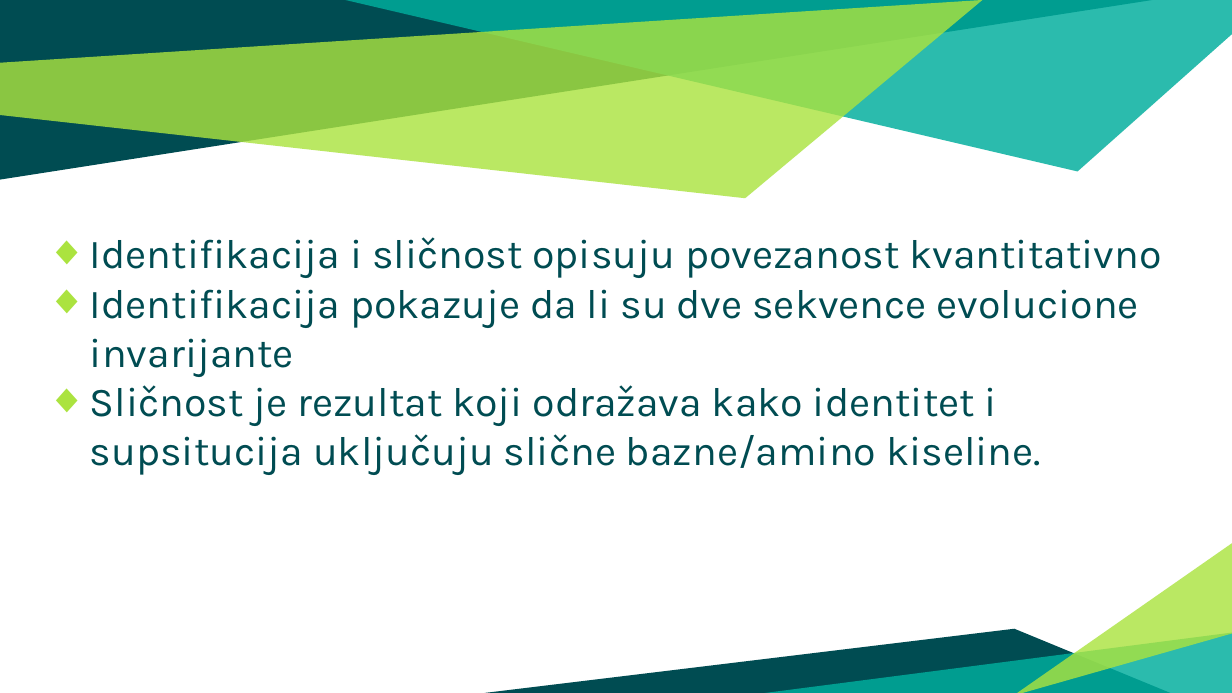
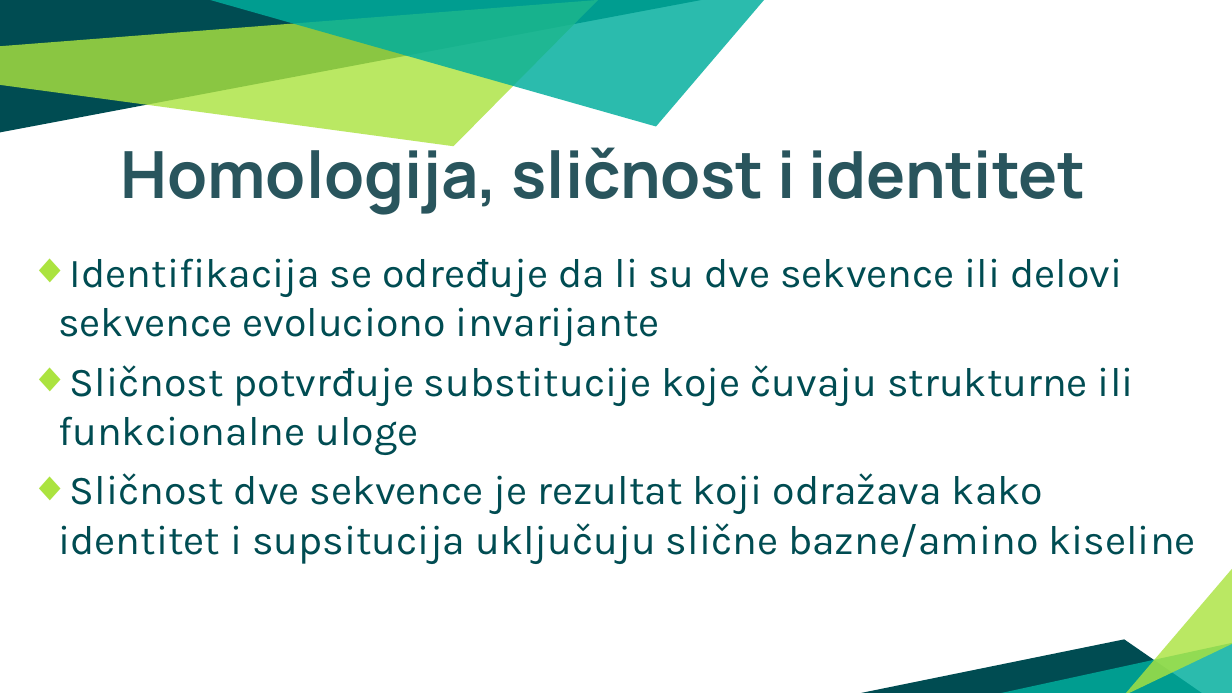
Before and after one commit to ozzy80/Large-Scale-Sequence-Comparison, a slide deck: slide 6 of Poređenje sekvenci velikih razmera.pptx (slide 5 before the commit). Drawn at 1232x693 pixels with LibreOffice and Linux fonts; fonts in the diff are those of the drawing. Boxes give left, top, right and bottom in pixels: in the first picture for what was removed or moved away, otherwise in the second. Text is boxed around its words. In the diff, an @@ line names an element or a change of style, - is before the commit and + after.

```diff
--- a/Poređenje sekvenci velikih razmera.pptx
+++ b/Poređenje sekvenci velikih razmera.pptx
@@ freeform shape: place and size @@
-freeform shape at [0,0,982,198]
+freeform shape at [0,0,598,147]
@@ freeform shape: place and size @@
-freeform shape at [0,0,1152,180]
+freeform shape at [0,0,702,133]
@@ freeform shape: place and size @@
-freeform shape at [345,0,1232,171]
+freeform shape at [209,0,764,126]
@@ title added at [121,137,1086,215], 38 pt, text #29555D, bold @@
+Homologija, sličnost i identitet
@@ subtitle at [58,258,1196,564]: text changed @@
-◆ Identifikacija i sličnost opisuju povezanost kvantitativno
-◆ Identifikacija pokazuje da li su dve sekvence evolucione invarijante
-◆ Sličnost je rezultat koji odražava kako identitet i supsitucija uključuju slične bazne/amino kiseline.
+◆ Identifikacija se određuje da li su dve sekvence ili delovi sekvence evoluciono invarijante
+◆ Sličnost potvrđuje substitucije koje čuvaju strukturne ili funkcionalne uloge
+◆ Sličnost dve sekvence je rezultat koji odražava kako identitet i supsitucija uključuju slične bazne/amino kiseline
@@ freeform shape: place and size @@
-freeform shape at [1014,542,1232,693]
+freeform shape at [1124,567,1232,693]
@@ freeform shape: place and size @@
-freeform shape at [484,628,1170,692]
+freeform shape at [859,639,1202,693]
@@ freeform shape: place and size @@
-freeform shape at [744,632,1232,693]
+freeform shape at [989,642,1232,693]
```
Also in this commit, not shown: 15 other slides changed, 11 slides added, 8 slides removed, 8 other files.
